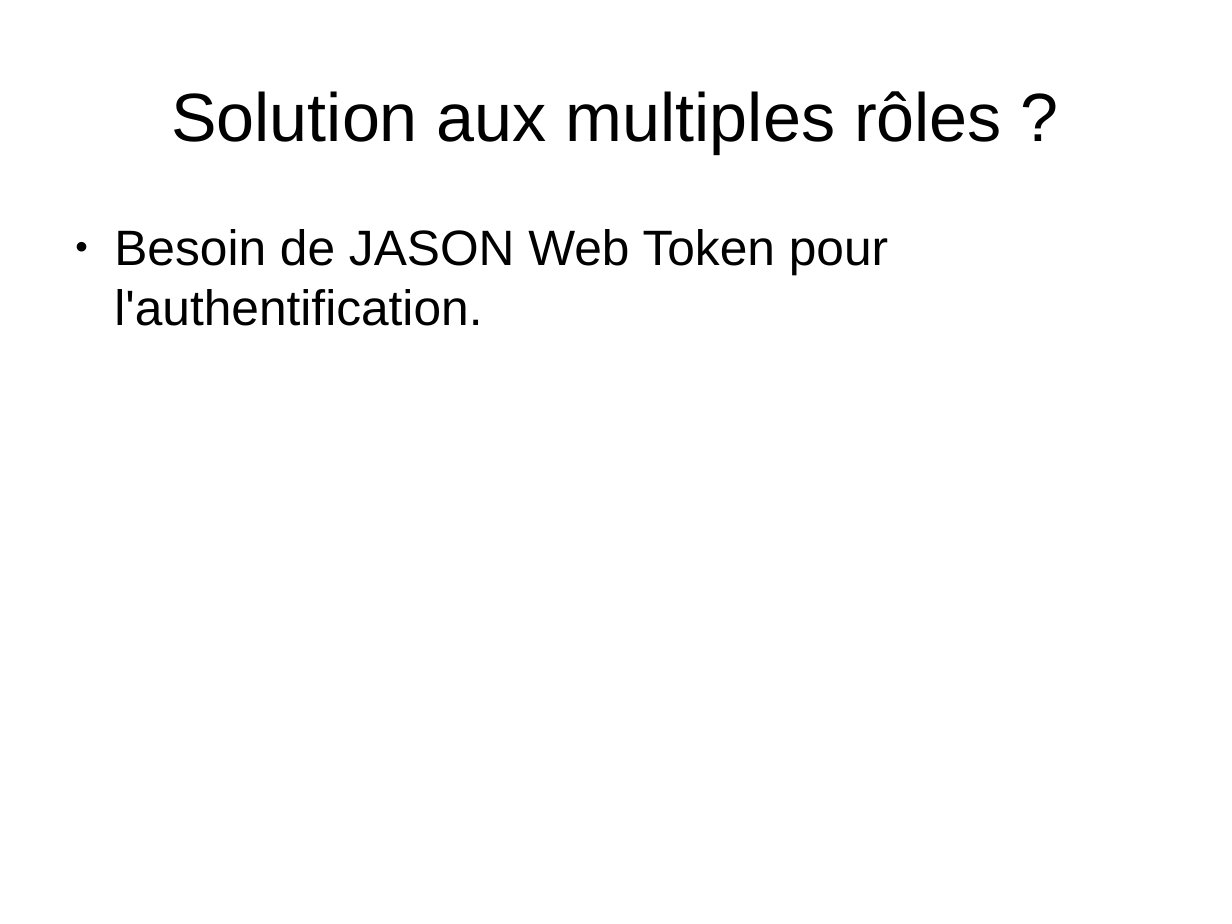
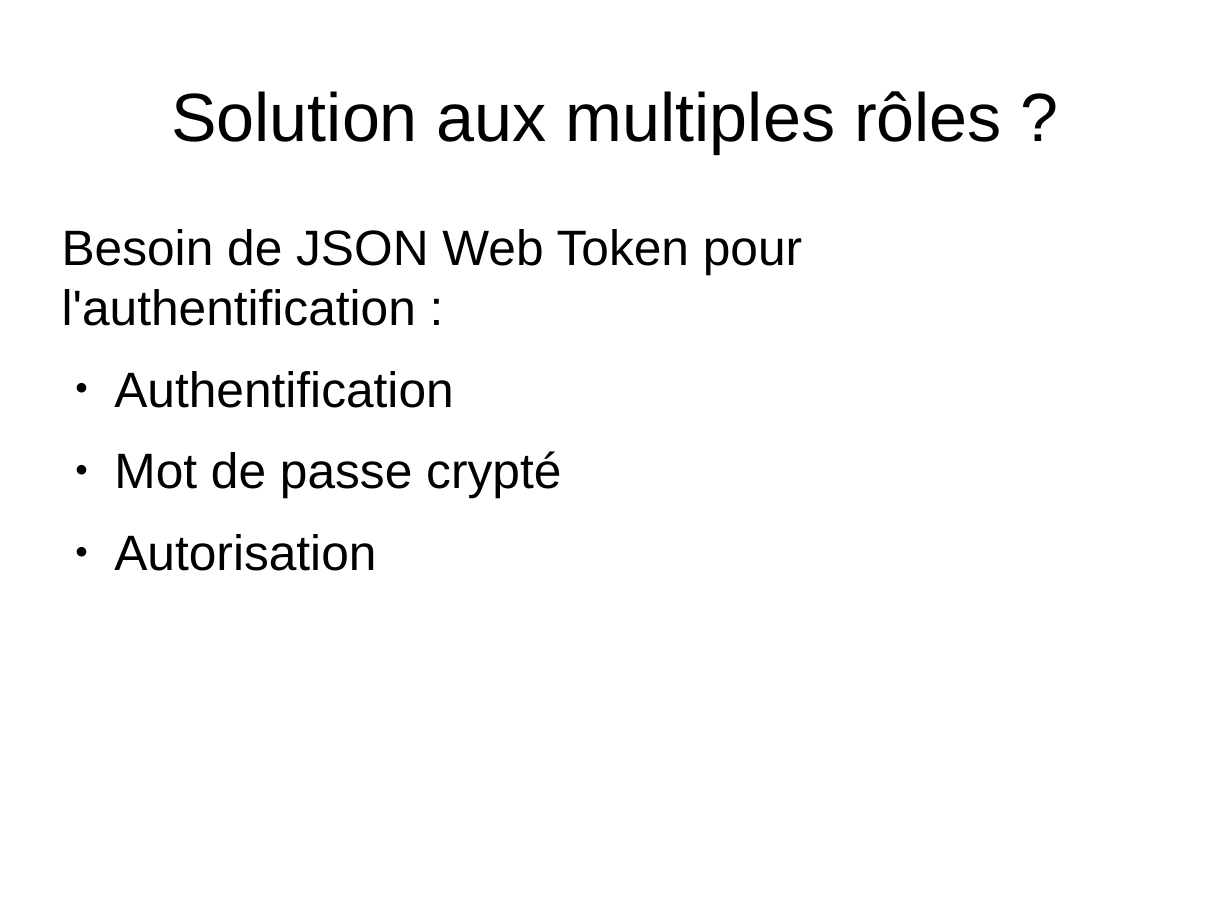
Before and after one commit to Wathil/POECNews, a slide deck: slide 12 of presentation.odp. Drawn at 1232x924 pixels with LibreOffice and Linux fonts; fonts in the diff are those of the drawing. Boxes give left, top, right and bottom in pixels: in the first picture for what was removed or moved away, otherwise in the second. Text is boxed around its words. In the diff, an @@ line names an element or a change of style, - is before the commit and + after.

Commit message:
ok

```diff
--- a/presentation.odp
+++ b/presentation.odp
@@ text at (62, 229, 802, 571): text changed @@
-● Besoin de JASON Web Token pour l'authentification.
+Besoin de JSON Web Token pour l'authentification :
+● Authentification
+● Mot de passe crypté
+● Autorisation
```
Also in this commit, not shown: 2 other slides changed.
